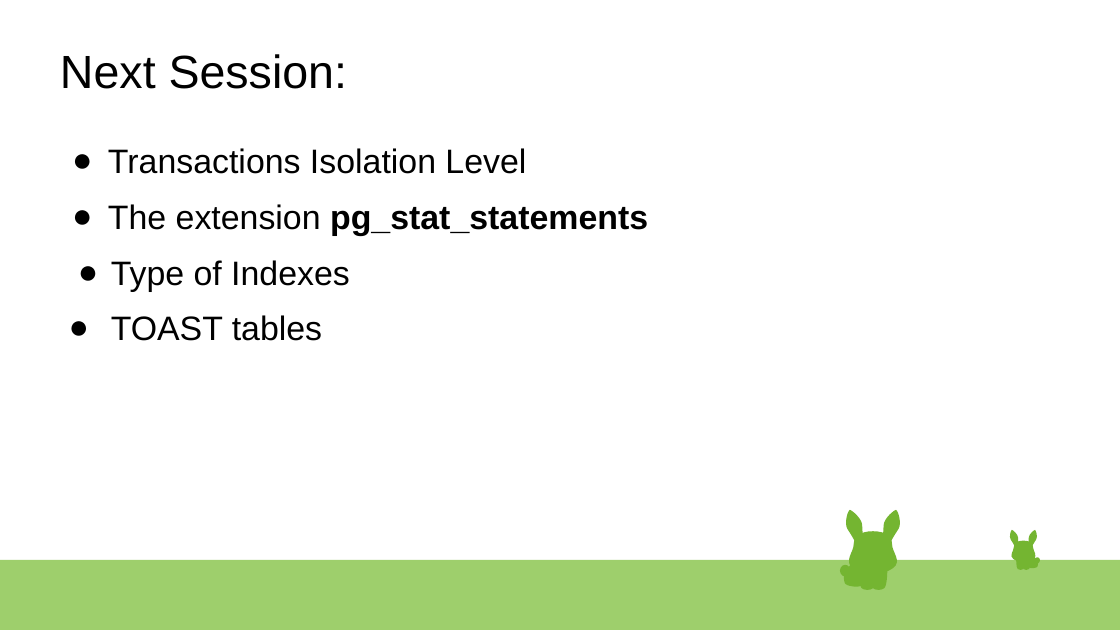
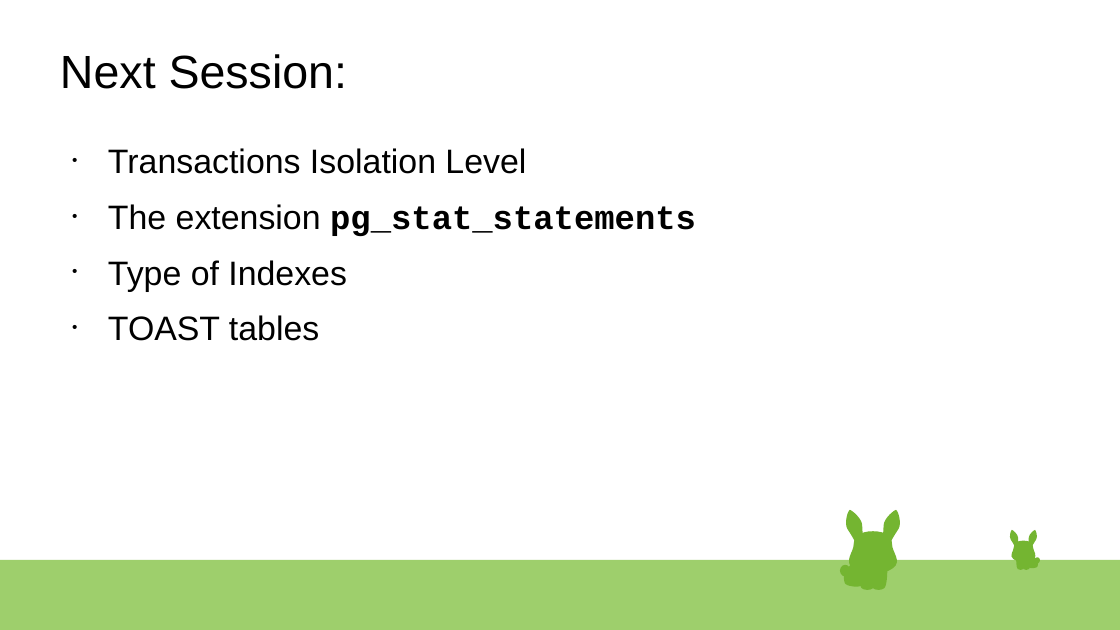
Before and after one commit to rsibanez89/postgres-indexing, a slide deck: slide 16 of Presentation.odp. Drawn at 1120x630 pixels with LibreOffice and Linux fonts; fonts in the diff are those of the drawing. Boxes give left, top, right and bottom in pixels: in the first picture for what was removed or moved away, otherwise in the second. Text is boxed around its words. In the diff, an @@ line names an element or a change of style, - is before the commit and + after.

```diff
--- a/Presentation.odp
+++ b/Presentation.odp
@@ text "Transactions Isolation Level" at (108,148,696,341): font Arial to Courier New in "pg_stat_statements"; bullet ● to • @@
```
Also in this commit, not shown: 6 other slides changed, 1 other file.
